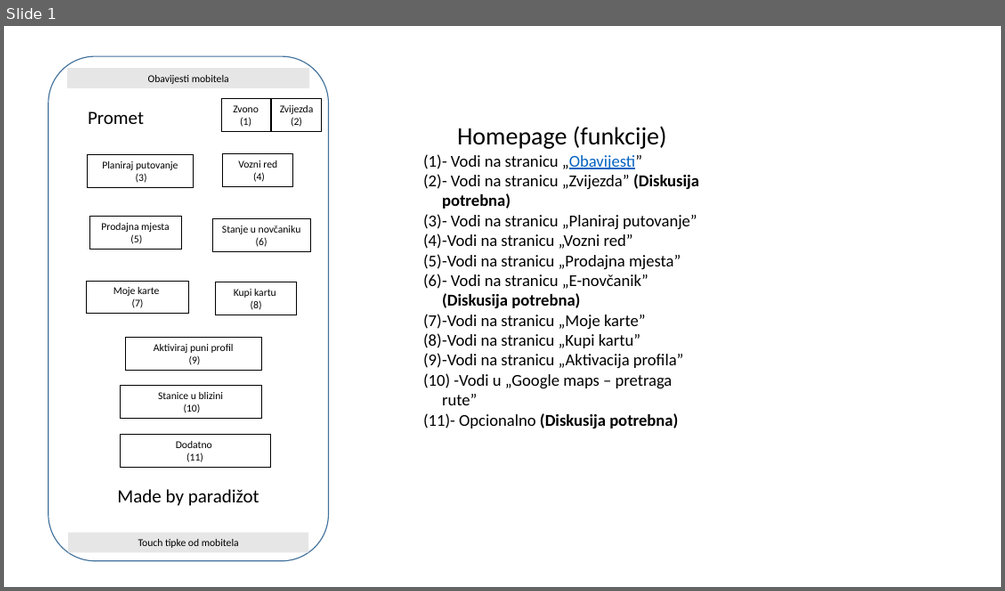
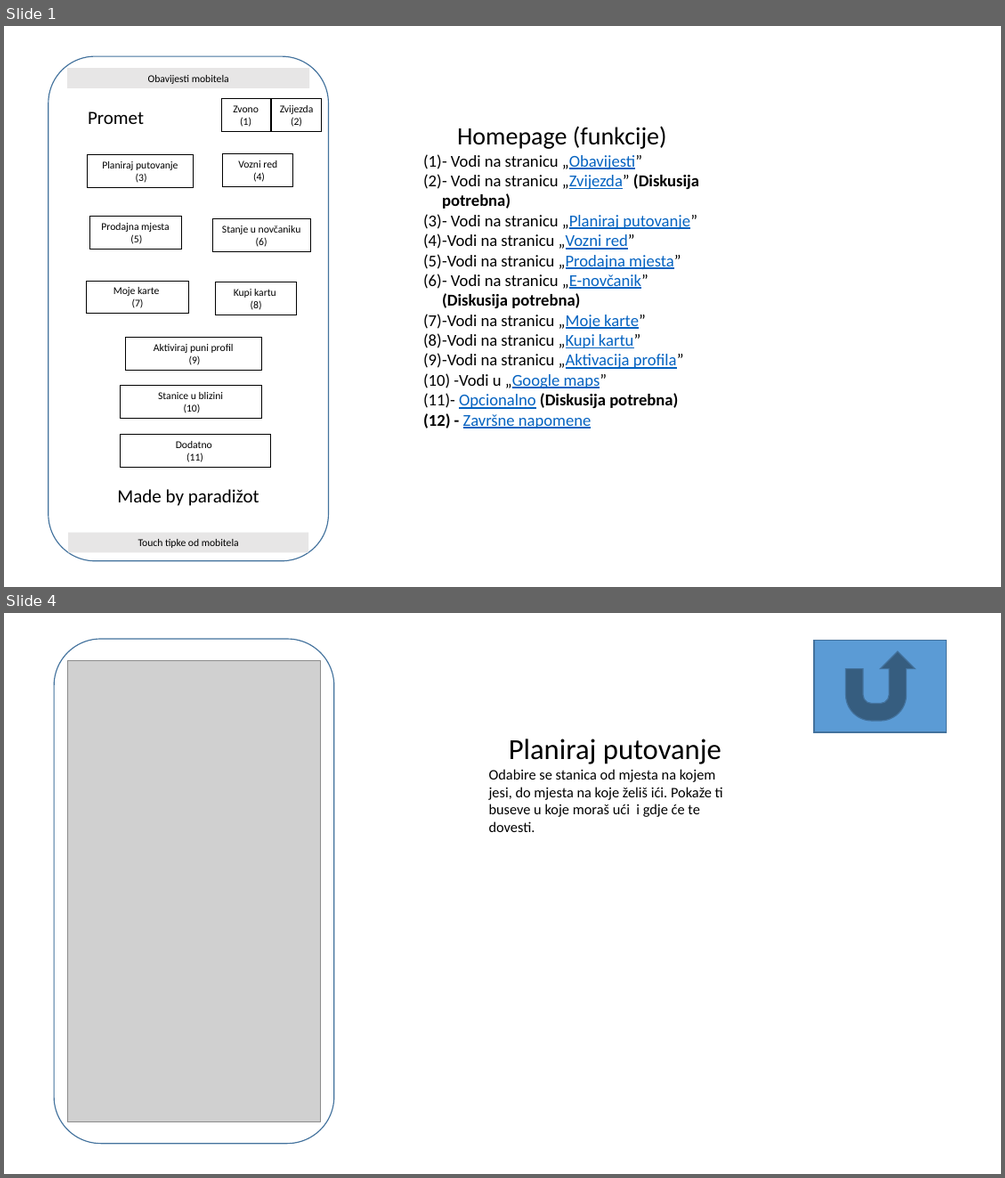
Before and after one commit to nibzard/2025-intro-swe, a slide deck: projects/paradizot-kcurcija-ekevic-ltomic-jvitaljic/Plan aplikacije.pptx. Shown one above the other, each under a label of ours: slide 1 before the commit, slides 1 and 4 after it; the slides between them are not shown. The pictures are 1005x591 and 1005x1178 pixels, drawn with LibreOffice and Linux fonts; fonts in the diff are those of the drawing; grey boxes stand for pictures. Boxes give left, top, right and bottom in pixels: in the first picture for what was removed or moved away, otherwise in the second. Text is boxed around its words. In the diff, an @@ line names an element or a change of style, - is before the commit and + after.

```diff
--- a/projects/paradizot-kcurcija-ekevic-ltomic-jvitaljic/Plan aplikacije.pptx
+++ b/projects/paradizot-kcurcija-ekevic-ltomic-jvitaljic/Plan aplikacije.pptx
@@ slide 4 added at bbox=[4, 613, 1001, 1174], background #FFFFFF @@
@@ rounded rectangle added at bbox=[54, 639, 334, 1144], outline #43739E 1 pt @@
@@ picture added at bbox=[68, 661, 320, 1122] @@
@@ action button return added at bbox=[814, 640, 947, 732], fill #5B9BD5, outline #43739E 1 pt @@
@@ text added at bbox=[489, 738, 723, 832], 14 pt, text #000000 @@
+Planiraj putovanje
+Odabire se stanica od mjesta na kojem jesi, do mjesta na koje želiš ići. Pokaže ti buseve u koje moraš ući i gdje će te dovesti.
@@ slide 1 changed as well @@
@@ text at bbox=[423, 174, 699, 409]: text colour #000000 to #0563C1, underline on in "„Zvijezda”", "„Planiraj putovanje”", "„Vozni red”", "„Prodajna mjesta”" and 5 more places @@
@@ text at bbox=[453, 374, 607, 389]: text changed; text colour #000000 to #0563C1 @@
-(10) -Vodi u „Google maps – pretraga rute”
+(10) -Vodi u „Google maps”
@@ text at bbox=[463, 414, 591, 428]: paragraph added @@
+(12) - Završne napomene
```
Also in this commit, not shown: 11 other slides added, 1 slide removed.
